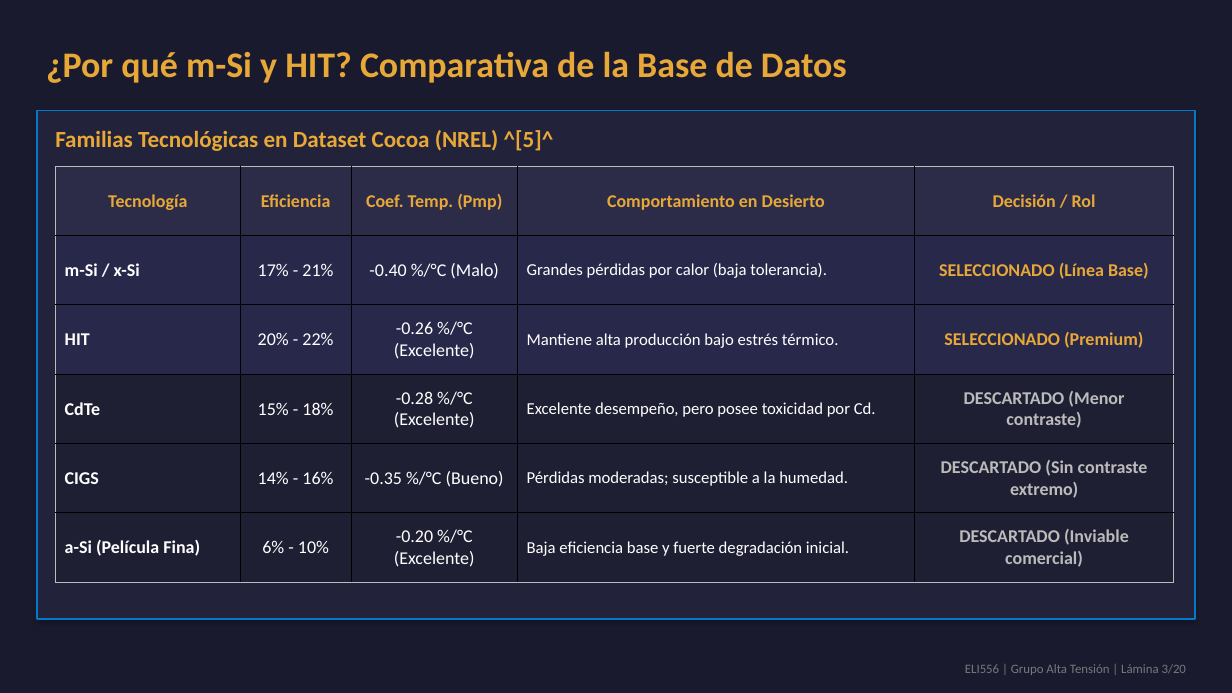
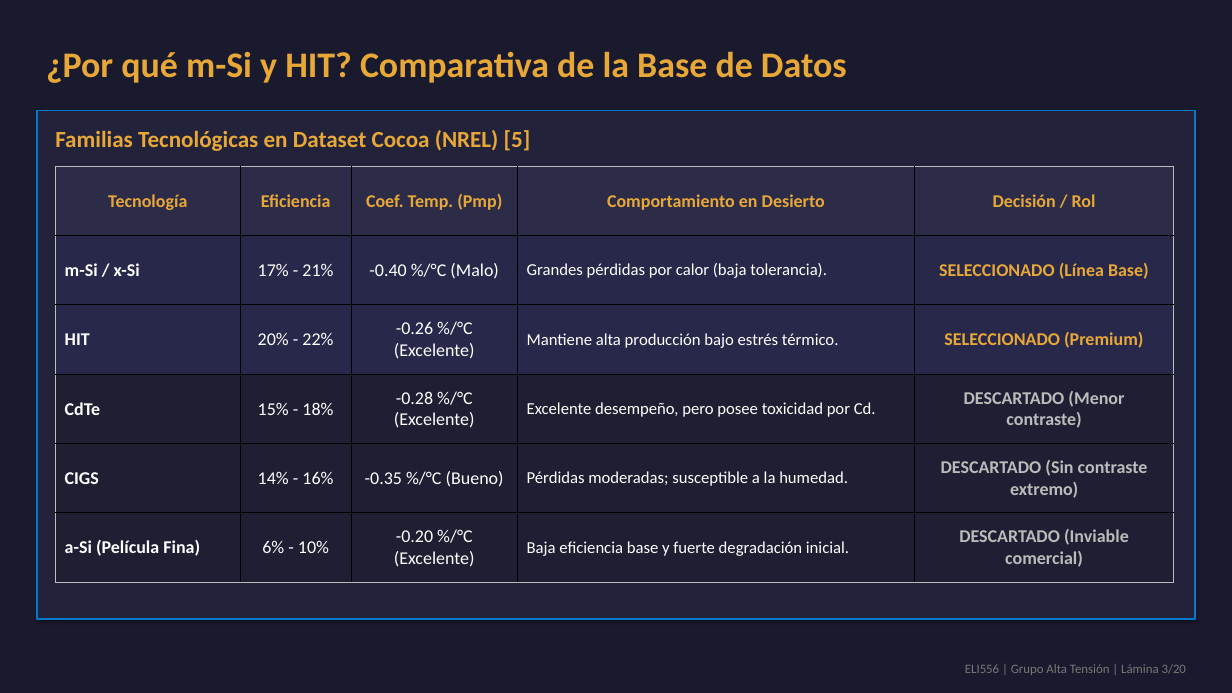
Before and after one commit to theChosen16/t2-paneles, a slide deck: slide 3 of output/Presentacion_Final_ELI556_Atacama.pptx. Drawn at 1232x693 pixels with LibreOffice and Linux fonts; fonts in the diff are those of the drawing. Boxes give left, top, right and bottom in pixels: in the first picture for what was removed or moved away, otherwise in the second. Text is boxed around its words. In the diff, an @@ line names an element or a change of style, - is before the commit and + after.

```diff
--- a/output/Presentacion_Final_ELI556_Atacama.pptx
+++ b/output/Presentacion_Final_ELI556_Atacama.pptx
@@ text at [55, 130, 531, 151]: text changed @@
-Familias Tecnológicas en Dataset Cocoa (NREL) ^[5]^
+Familias Tecnológicas en Dataset Cocoa (NREL) [5]
```
Also in this commit, not shown: 14 other slides changed, 6 other files.
